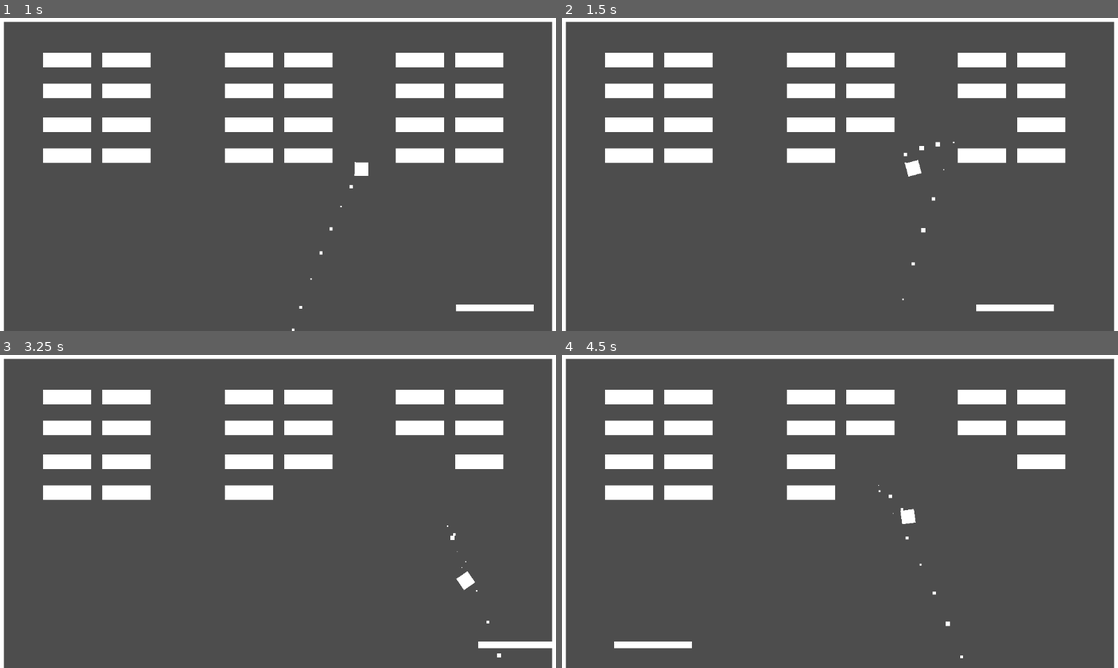
Above: before the commit, frames 1-4 (two rows, left to right).
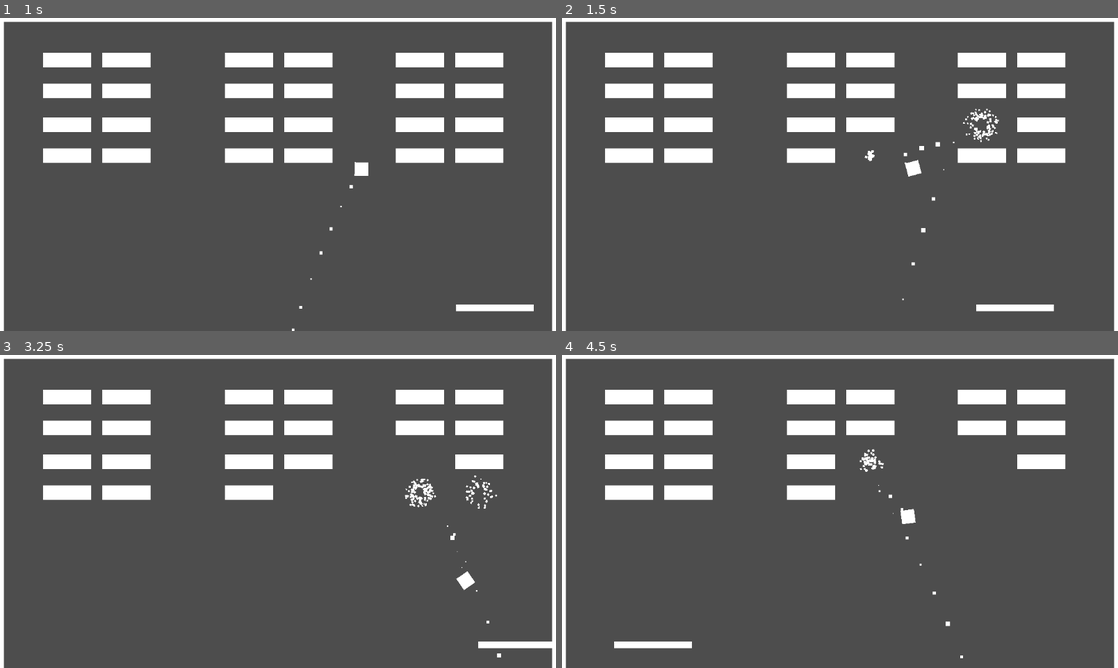
Above: after the commit, the same moments.

Repository: Let-s-Godot-Now/Breakout
Game: Godot game, scene res://tscn/main.tscn
The game is run twice, just before and just after one commit, with the same random seed, the same clock (stepped at 60 frames per second) and the same inputs.
Inputs:
- Up to frame 1 (1 s): hold Right (move_right) from 0.53 s (still down); hold Shift (faster_shift) from 0.53 s (still down)
- Up to frame 2 (1.5 s): release Right (move_right) at 1.28 s; release Shift (faster_shift) at 1.28 s; hold Left (move_left) from 1.28 s (still down); tap Shift (faster_shift) at 1.35 s
- Up to frame 3 (3.25 s): release Left (move_left) at 2.03 s; hold Shift (faster_shift) 2.03-2.78 s; hold Right (move_right) from 2.03 s (still down); tap Shift (faster_shift) at 2.85 s
- Up to frame 4 (4.5 s): release Right (move_right) at 3.53 s; hold Shift (faster_shift) 3.53-4.28 s; hold Left (move_left) from 3.53 s (still down); tap Shift (faster_shift) at 4.35 s

Frame 1 is identical in both runs. In frame 2, 0.3% of the frame differs, in the area x 54-79%, y 28-46%; in frame 3, 0.3%, in the area x 72-90%, y 38-50%; in frame 4, 0.1%.

Commit message:
完善基本粒子效果

Diff:
--- a/scripts/ball.gd
+++ b/scripts/ball.gd
@@ -1,6 +1,7 @@
 extends Node2D
 
 @onready var colli_shape = $BallArea/CollisionShape2D
+@onready var brick_arr = $"../Bricks"
 
 var speed = 600
 var velocity = Vector2.ZERO
@@ -29,7 +30,11 @@
 			bounce(0)
 		"leyline of the void":
 			reset()
-
+	if area.get_parent().get_parent() == brick_arr:
+		var particles = load("res://tscn/boom_particles.tscn").instantiate()
+		area.get_parent().get_parent().add_child(particles)
+		particles.position=area.get_parent().position
+		particles.get_node("Particles").emitting=true
 
 func bounce(dir):
 	randomize()
--- /dev/null
+++ b/tscn/boom_particles.tscn
@@ -0,0 +1,25 @@
+[gd_scene load_steps=2 format=3 uid="uid://bpjn0ldoreiub"]
+
+[sub_resource type="Curve" id="Curve_dgak8"]
+_data = [Vector2(0, 1), 0.0, 0.0, 0, 0, Vector2(0.934066, 0), 0.0, 0.0, 0, 0]
+point_count = 2
+
+[node name="boom_particles" type="Node2D"]
+
+[node name="Particles" type="CPUParticles2D" parent="."]
+emitting = false
+amount = 50
+one_shot = true
+explosiveness = 0.8
+randomness = 0.33
+lifetime_randomness = 0.48
+spread = 180.0
+gravity = Vector2(0, 0)
+initial_velocity_min = 100.0
+initial_velocity_max = 130.0
+angular_velocity_min = -720.0
+angular_velocity_max = 146.94
+orbit_velocity_max = 1.0
+scale_amount_min = 5.0
+scale_amount_max = 5.0
+scale_amount_curve = SubResource("Curve_dgak8")
